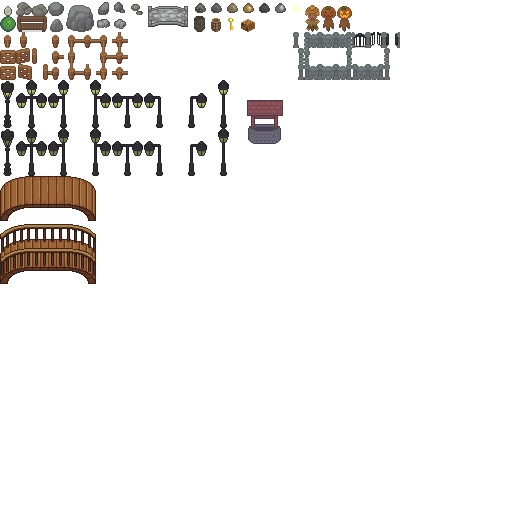
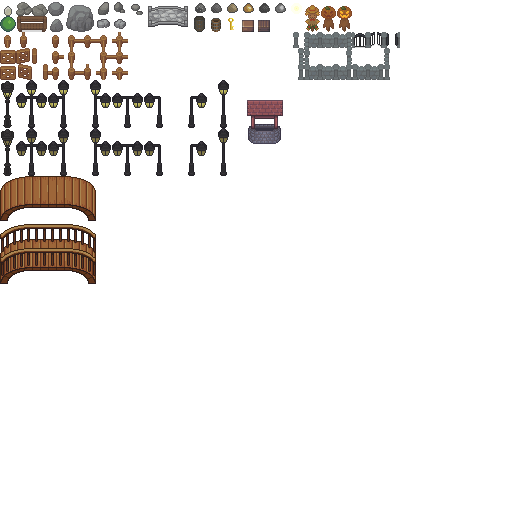
Layered file, before and after one edit (512 x 512). Changes by layer:
painted on "objects" over [194, 17, 283, 143]
